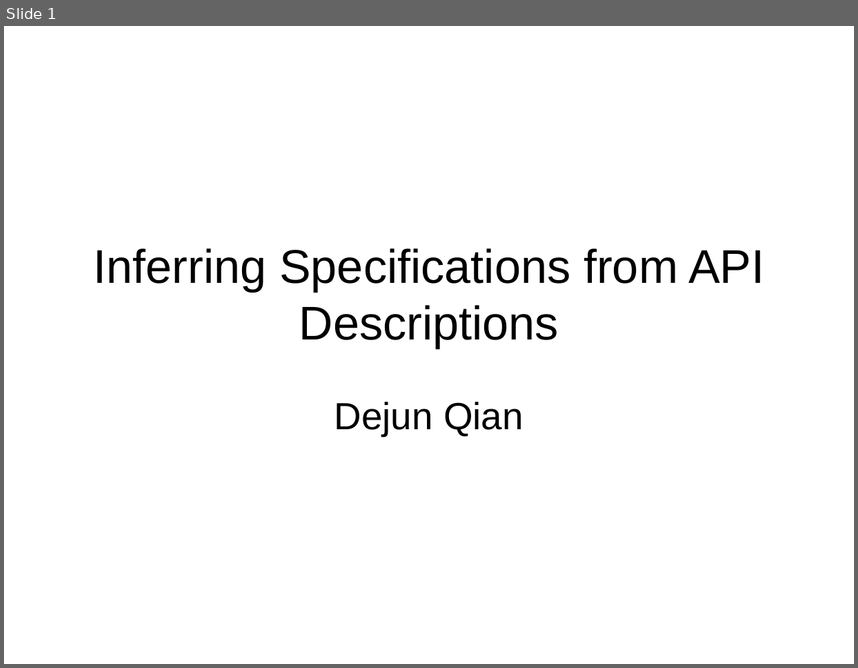
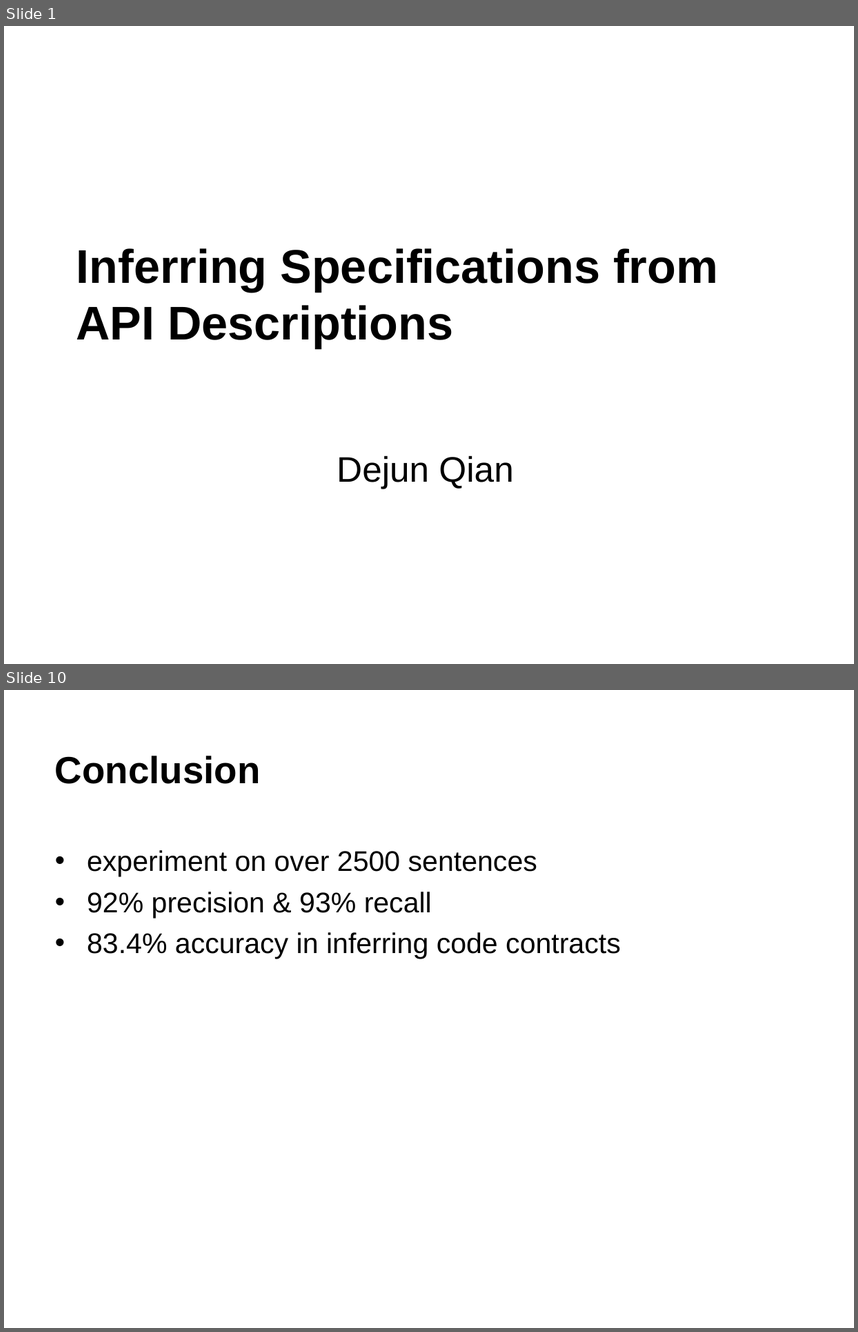
Before and after one commit to derekqian/CS669-Scholarship-Skills, a slide deck: P3-5-min-talk/summary.ppt. Shown one above the other, each under a label of ours: slide 1 before the commit, slides 1 and 10 after it; the slides between them are not shown. The pictures are 858x668 and 858x1332 pixels, drawn with LibreOffice and Linux fonts; fonts in the diff are those of the drawing; background and template pictures are left out. Boxes give left, top, right and bottom in pixels: in the first picture for what was removed or moved away, otherwise in the second. Text is boxed around its words. In the diff, an @@ line names an element or a change of style, - is before the commit and + after.

```diff
--- a/P3-5-min-talk/summary.ppt
+++ b/P3-5-min-talk/summary.ppt
@@ slide 10 added at [4, 690, 854, 1328], background picture (left out) @@
@@ title added at [55, 756, 261, 784], 32 pt, text #000000, bold @@
+Conclusion
@@ text added at [87, 850, 621, 959], 24 pt, text #000000 @@
+• experiment on over 2500 sentences
+• 92% precision & 93% recall
+• 83.4% accuracy in inferring code contracts
@@ slide 1 changed as well @@
@@ title "Inferring Specifications from API Descriptions" at [76, 248, 718, 348]: bold on; alignment centre to left @@
@@ subtitle "Dejun Qian": place and size @@
-subtitle "Dejun Qian" at [335, 401, 524, 436]
+subtitle "Dejun Qian" at [337, 455, 513, 488]
@@ subtitle "Dejun Qian" at [337, 455, 513, 488]: size 32 to 30 pt @@
```
Also in this commit, not shown: 1 other slide changed, 8 other slides added, 2 slides removed.
